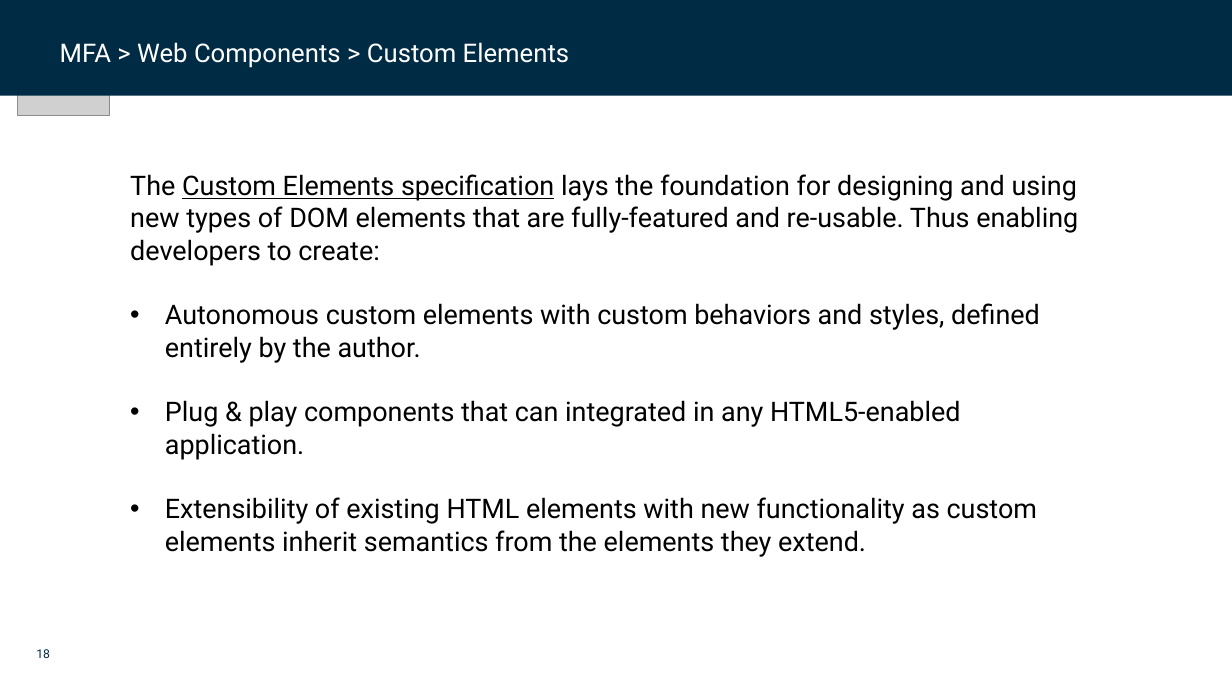
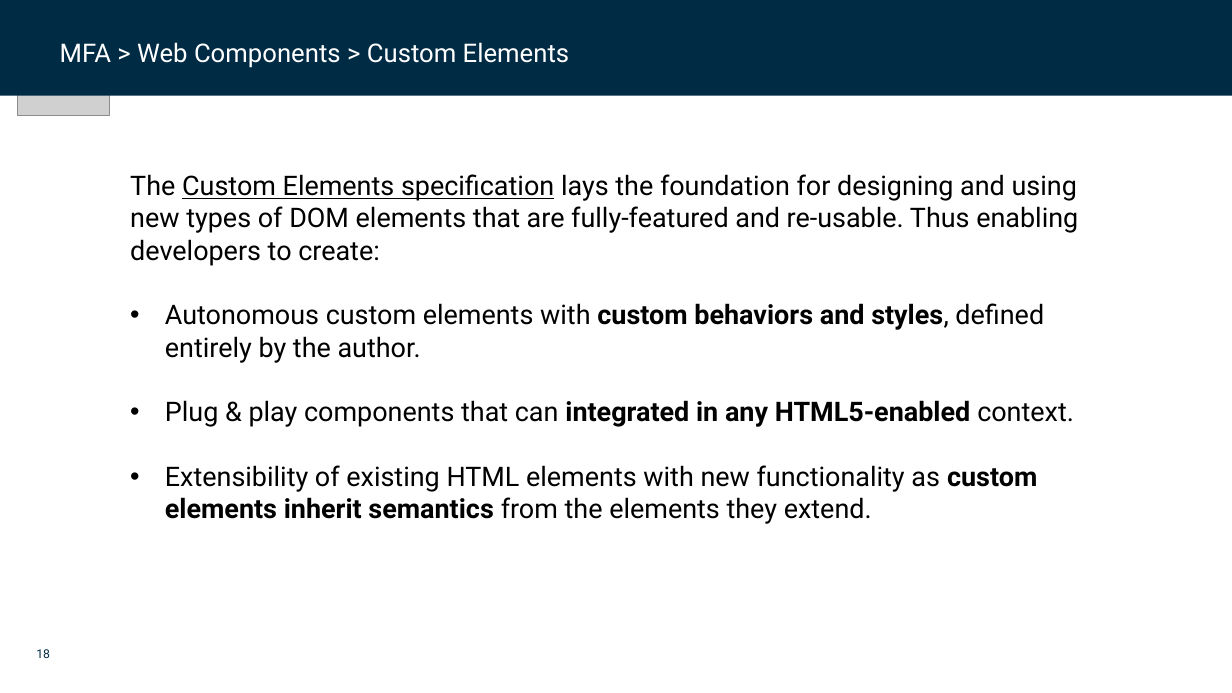
Before and after one commit to dfds/dojo, a slide deck: slide 18 of workshops/micro-frontend-architecture-deep-dive/micro_frontend_architecture_deep_dive.pptx. Drawn at 1232x693 pixels with LibreOffice and Linux fonts; fonts in the diff are those of the drawing; grey boxes stand for pictures; background and template pictures are left out. Boxes give left, top, right and bottom in pixels: in the first picture for what was removed or moved away, otherwise in the second. Text is boxed around its words. In the diff, an @@ line names an element or a change of style, - is before the commit and + after.

```diff
--- a/workshops/micro-frontend-architecture-deep-dive/micro_frontend_architecture_deep_dive.pptx
+++ b/workshops/micro-frontend-architecture-deep-dive/micro_frontend_architecture_deep_dive.pptx
@@ text at bbox=[165, 303, 1044, 524]: bold on in "custom behaviors and styles,", "custom elements inherit semantics" @@
@@ text at bbox=[165, 400, 1074, 427]: text changed @@
-• Plug & play components that can integrated in any HTML5-enabled application.
+• Plug & play components that can integrated in any HTML5-enabled context.
```
Also in this commit, not shown: 3 other slides changed, 2 slides added.
